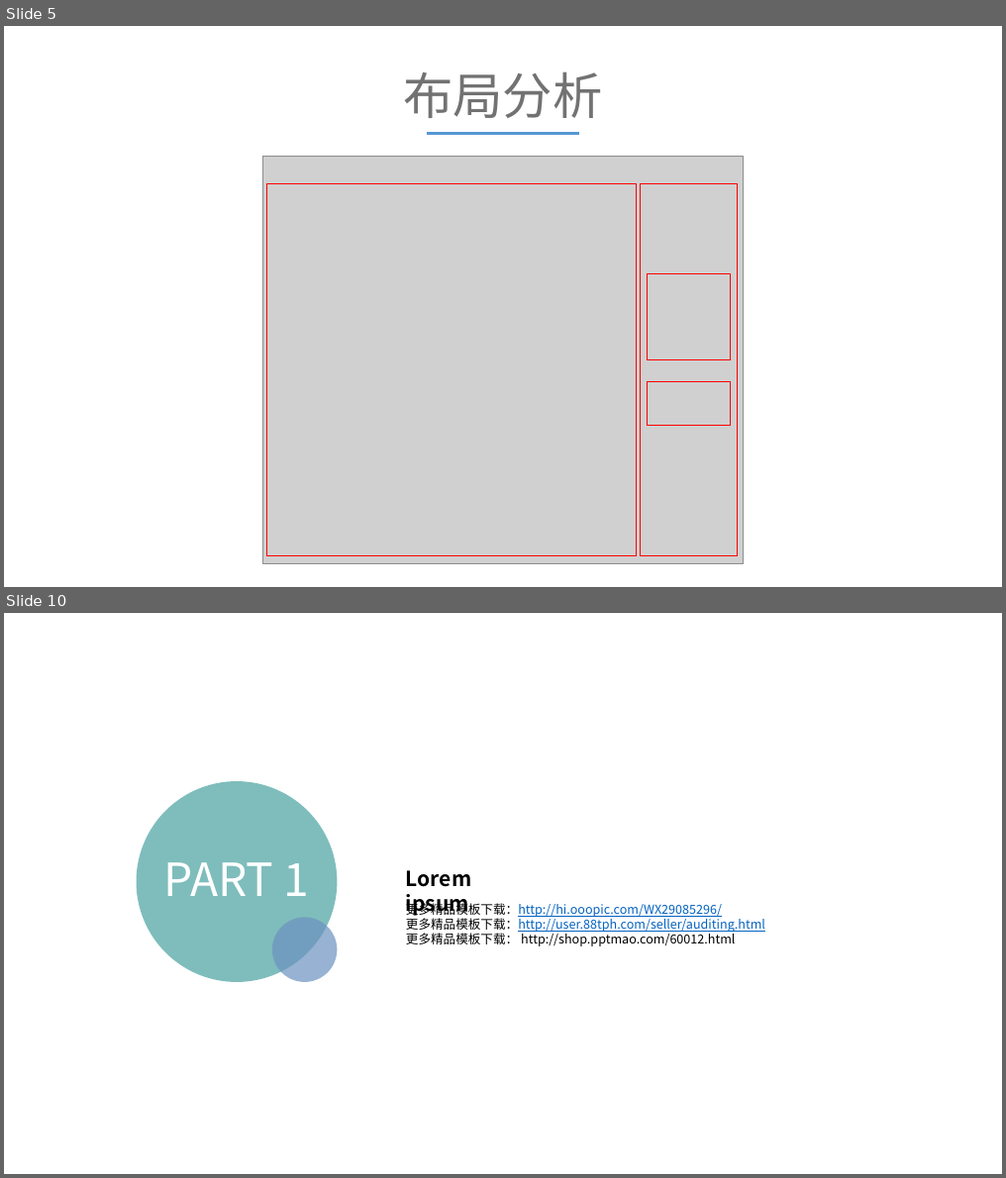
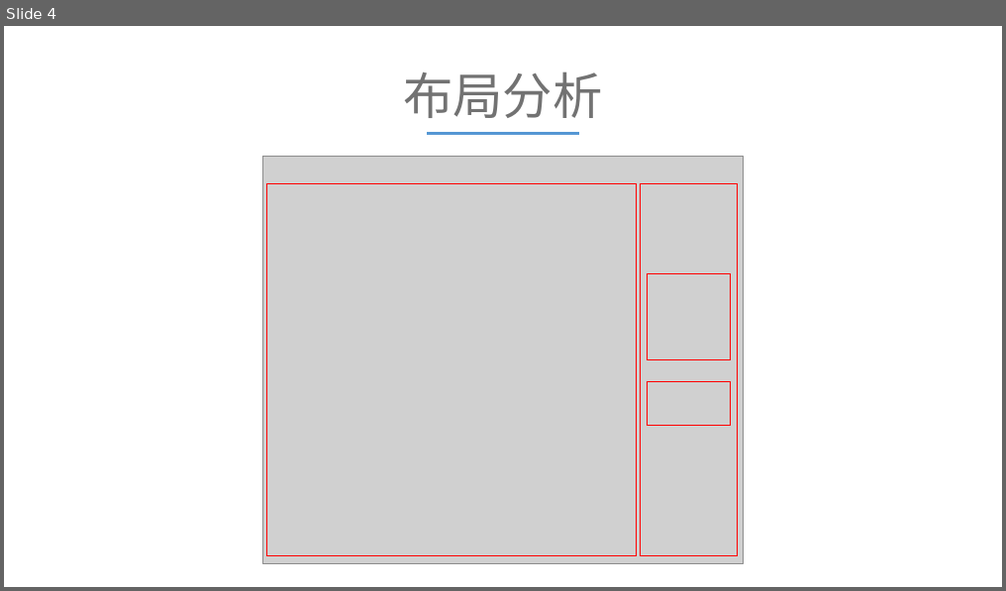
Before and after one commit to AbnerBian/Qt-, a slide deck: ppt/通信1501卞明.pptx. Shown one above the other, each under a label of ours: slides 5 and 10 before the commit, slide 4 after it; the slides between them are not shown. The pictures are 1006x1178 and 1006x591 pixels, drawn with LibreOffice and Linux fonts; fonts in the diff are those of the drawing; grey boxes stand for pictures; background and template pictures are left out. Boxes give left, top, right and bottom in pixels: in the first picture for what was removed or moved away, otherwise in the second. Text is boxed around its words. In the diff, an @@ line names an element or a change of style, - is before the commit and + after.

```diff
--- a/ppt/通信1501卞明.pptx
+++ b/ppt/通信1501卞明.pptx
@@ slide 10 removed at [4,613,1002,1174], background picture (left out) @@
@@ ellipse removed at [137,781,338,982] @@
@@ text removed at [163,862,310,896] @@
-PART 1
@@ text removed at [406,870,471,916] @@
-Lorem ipsum
@@ text removed at [406,901,765,947] @@
-更多精品模板下载：http://hi.ooopic.com/WX29085296/
-更多精品模板下载：http://user.88tph.com/seller/auditing.html
-更多精品模板下载： http://shop.pptmao.com/60012.html
@@ ellipse removed at [272,918,338,983] @@
@@ what was slide 5 is now slide 4 @@
```
Also in this commit, not shown: 3 slides changed, 6 slides added, 15 other slides removed, 2 other files.
